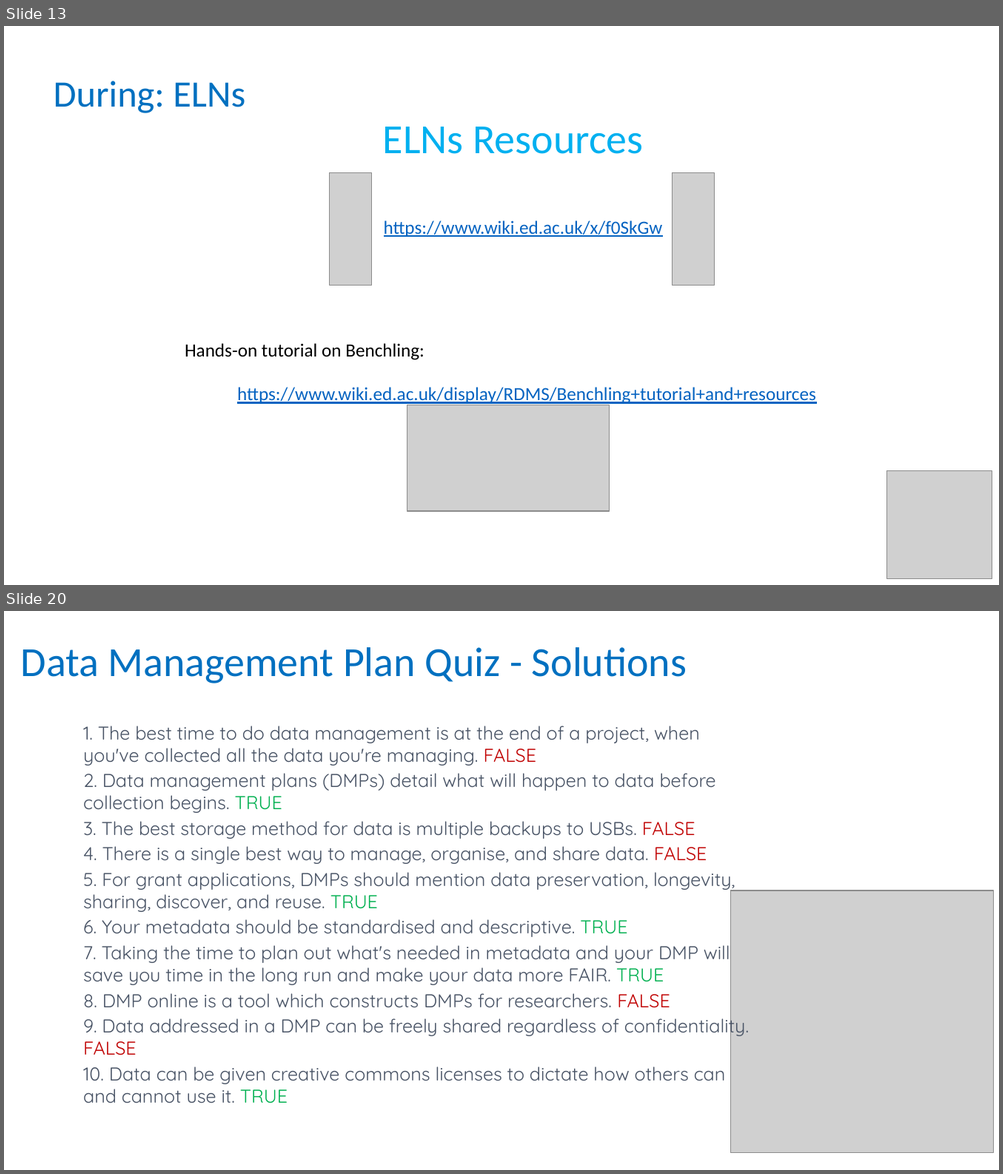
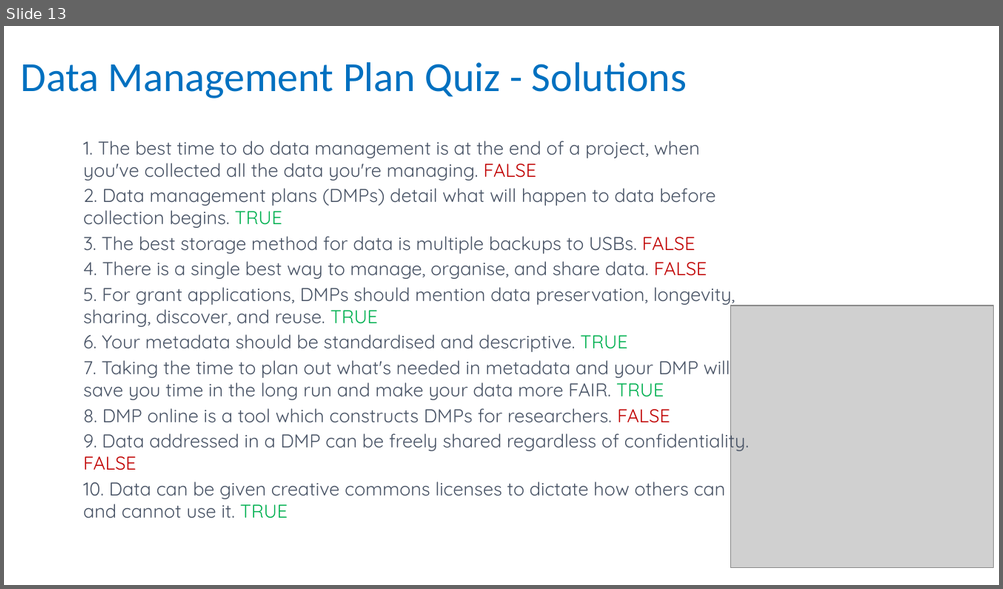
Before and after one commit to carpentries-incubator/fair-bio-practice, a slide deck: instructors/14-data_management_planning_v3.0.pptx. Shown one above the other, each under a label of ours: slides 13 and 20 before the commit, slide 13 after it; the slides between them are not shown. The pictures are 1003x1174 and 1003x589 pixels, drawn with LibreOffice and Linux fonts; fonts in the diff are those of the drawing; grey boxes stand for pictures. Boxes give left, top, right and bottom in pixels: in the first picture for what was removed or moved away, otherwise in the second. Text is boxed around its words. In the diff, an @@ line names an element or a change of style, - is before the commit and + after.

```diff
--- a/instructors/14-data_management_planning_v3.0.pptx
+++ b/instructors/14-data_management_planning_v3.0.pptx
@@ slide 13 removed at bbox=[4, 26, 999, 585], background #FFFFFF @@
@@ text removed at bbox=[54, 81, 245, 113] @@
-During: ELNs
@@ title removed at bbox=[383, 127, 643, 154] @@
-ELNs Resources
@@ picture removed at bbox=[330, 173, 372, 286] @@
@@ picture removed at bbox=[671, 173, 714, 286] @@
@@ text removed at bbox=[384, 221, 663, 237] @@
-https://www.wiki.ed.ac.uk/x/f0SkGw
@@ text removed at bbox=[185, 343, 424, 360] @@
-Hands-on tutorial on Benchling:
@@ text removed at bbox=[237, 387, 816, 406] @@
-https://www.wiki.ed.ac.uk/display/RDMS/Benchling+tutorial+and+resources
@@ picture removed at bbox=[407, 405, 609, 511] @@
@@ picture removed at bbox=[887, 471, 992, 580] @@
@@ what was slide 20 is now slide 13 @@
```
Also in this commit, not shown: 3 slides changed, 3 slides added, 9 other slides removed, 3 other files.
